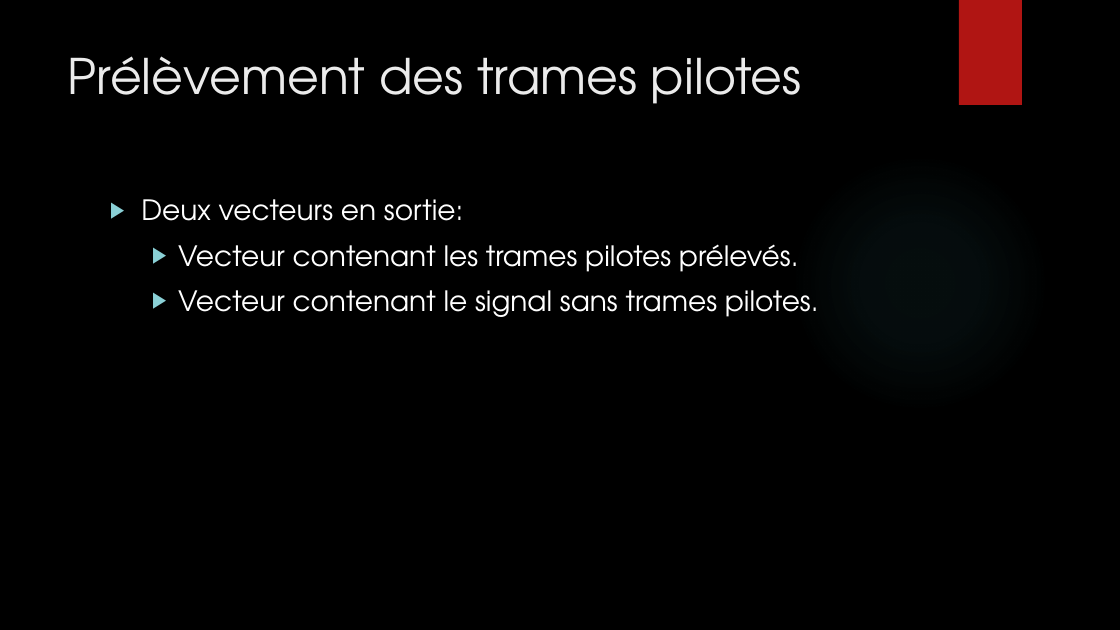
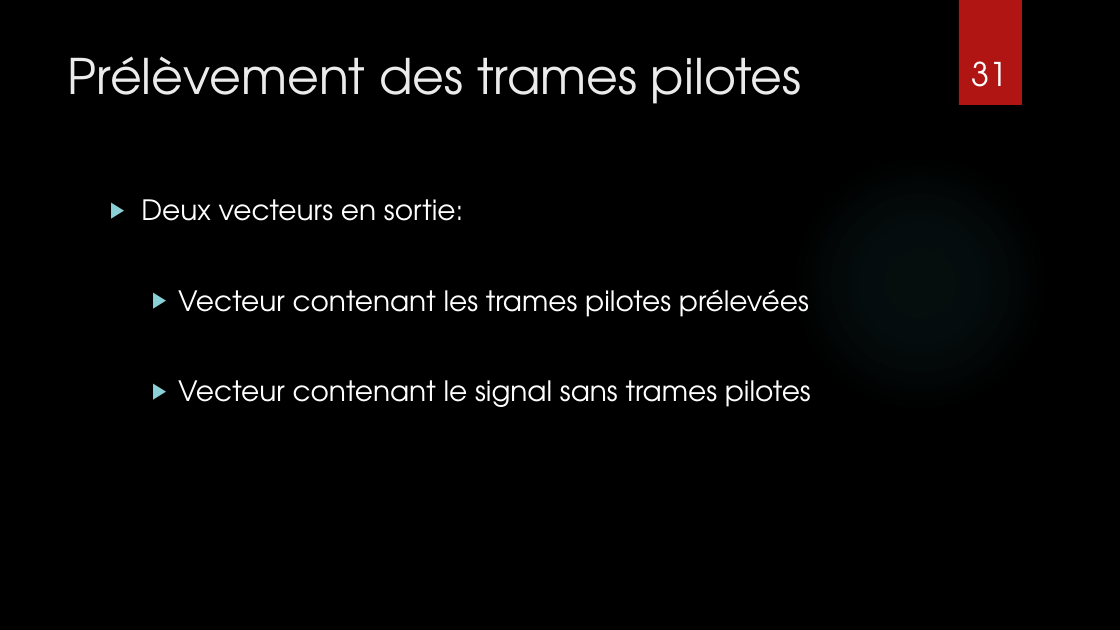
Before and after one commit to eponta/projet_th_S8, a slide deck: slide 31 of Présentation_final.pptx (slide 23 before the commit). Drawn at 1120x630 pixels with LibreOffice and Linux fonts; fonts in the diff are those of the drawing; background and template pictures are left out. Boxes give left, top, right and bottom in pixels: in the first picture for what was removed or moved away, otherwise in the second. Text is boxed around its words. In the diff, an @@ line names an element or a change of style, - is before the commit and + after.

```diff
--- a/Présentation_final.pptx
+++ b/Présentation_final.pptx
@@ page number added at (x1=971, y1=61, x2=1007, y2=87), 28 pt, text #FFFFFF @@
+31
@@ text at (x1=178, y1=289, x2=811, y2=407): text changed @@
-  ▶ Vecteur contenant les trames pilotes prélevés.
-  ▶ Vecteur contenant le signal sans trames pilotes.
+  ▶ Vecteur contenant les trames pilotes prélevées
+  ▶ Vecteur contenant le signal sans trames pilotes
```
Also in this commit, not shown: 22 other slides changed, 15 slides added, 6 slides removed, 5 other files.
